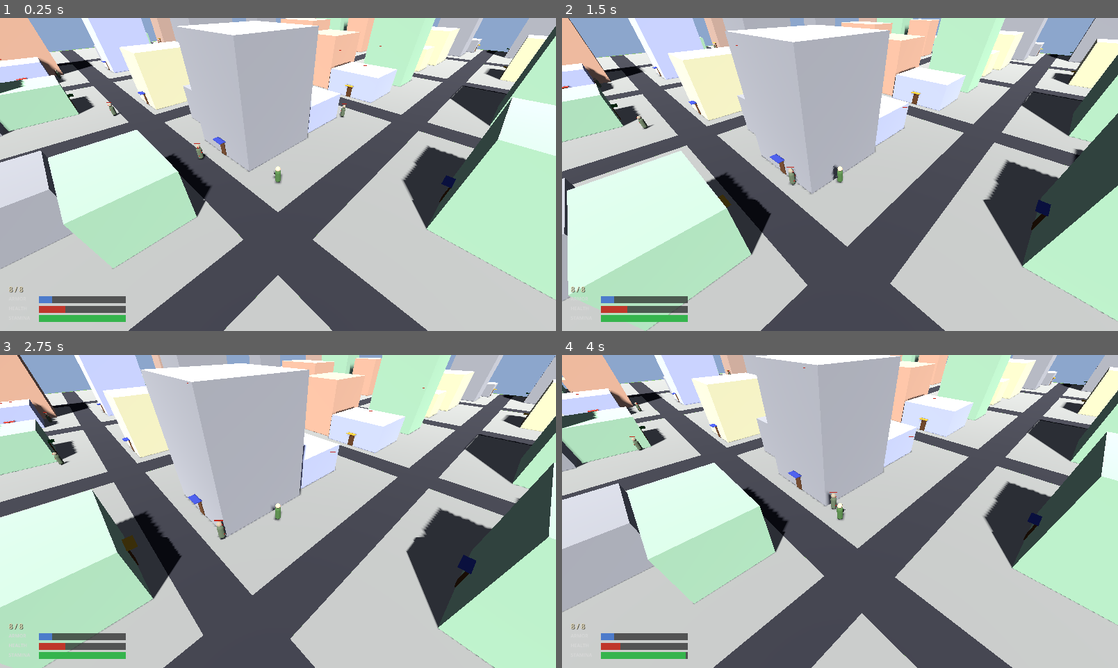
Above: before the commit, frames 1-4 (two rows, left to right).
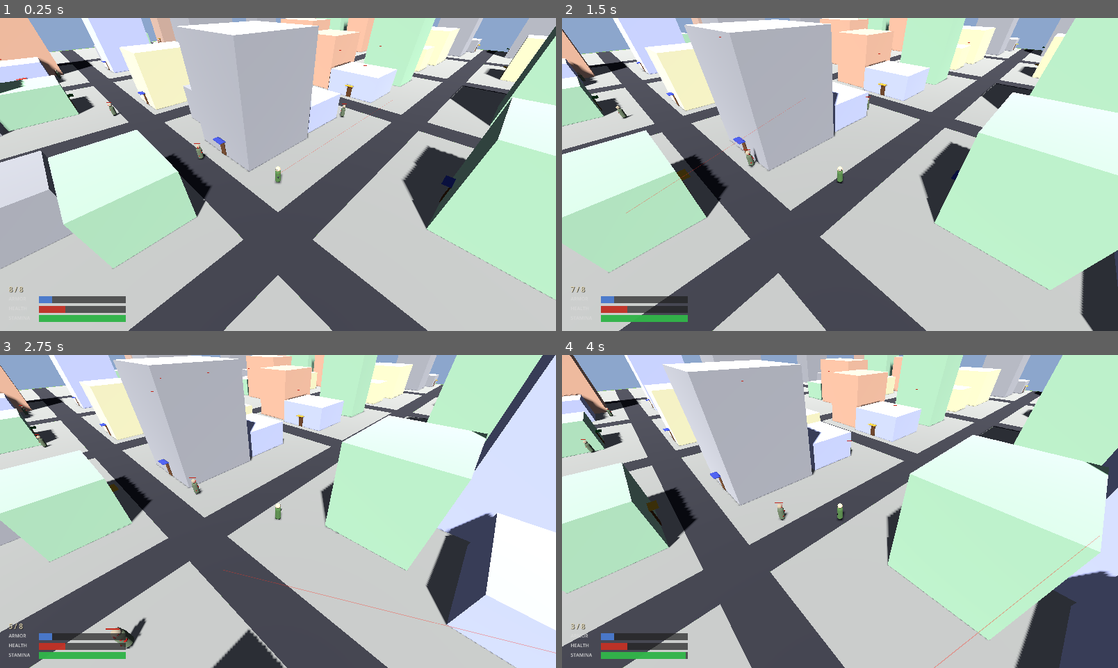
Above: after the commit, the same moments.

Repository: shaoqian2001/vibe-zombie
Game: Godot game, scene res://scenes/Main.tscn
The game is run twice, just before and just after one commit, with the same random seed, the same clock (stepped at 60 frames per second) and the same inputs.
Inputs (mouse positions are in pixels of both pictures, inside the frame that each line leads up to):
- Up to frame 1 (0.25 s): no input
- Up to frame 2 (1.5 s): move the mouse to (962, 158) at 0.52 s; press the mouse at (962, 158) at 0.53 s; hold D (move_right) 0.53-1.28 s; move the mouse to (728, 190) at 1.27 s; release the mouse at (728, 190) at 1.28 s; hold S (move_backward) from 1.28 s (still down); tap F (interact) at 1.35 s
- Up to frame 3 (2.75 s): click (166, 527) at 1.55 s; move the mouse to (333, 442) at 2.02 s; release S (move_backward) at 2.03 s; press the mouse at (333, 442) at 2.03 s; hold D (move_right) from 2.03 s (still down)
- Up to frame 4 (4 s): move the mouse to (812, 574) at 2.77 s; release D (move_right) at 2.78 s; release the mouse at (812, 574) at 2.78 s; hold W (move_forward) 2.78-3.53 s; tap Shift (sprint) at 2.85 s; click (812, 574) at 3.05 s; move the mouse to (1006, 558) at 3.52 s; press the mouse at (1006, 558) at 3.53 s; hold A (move_left) from 3.53 s (still down)

The runs differ from the first frame. In frame 1, less than 0.1% of the frame differs, in the area x 49-71%, y 26-52%; in frame 2, 60%; in frame 3, 72%; in frame 4, 78%, in the area x 0-100%, y 0-100%.

Commit message:
fix: revert to camera-relative movement, fix shooting, add aim line
- Remove mouse-aim-relative movement, revert to camera-relative WASD
  (fixed isometric camera angle makes mouse-aim movement unnecessary)
- Remove look_target / _update_mouse_look from main.gd
- Change _unhandled_input to _input for shoot/reload so left-click
  is not consumed by other handlers before reaching the player
- Add persistent red aim line showing shooting direction and range (30 units)
- Shooting range capped at SHOOT_RANGE constant (was 100, now 30)

https://claude.ai/code/session_016qm4EvvEUs7PowHK6sgWGV

Diff:
--- a/scripts/main.gd
+++ b/scripts/main.gd
@@ -67,7 +67,6 @@
 	_connect_entrance_areas()
 
 func _process(_delta: float) -> void:
-	_update_mouse_look()
 	_update_player_inside()
 	_update_prompt()
 	_update_interior_wall_visibility()
@@ -181,24 +180,6 @@
 		_prompt_label.visible = false
 
 # ------------------------------------------------------------------
-# Mouse look — raycast mouse to ground plane, set player facing
-# ------------------------------------------------------------------
-
-func _update_mouse_look() -> void:
-	var mouse_pos := get_viewport().get_mouse_position()
-	var ray_origin := camera.project_ray_origin(mouse_pos)
-	var ray_dir := camera.project_ray_normal(mouse_pos)
-
-	# Intersect with Y=0 ground plane
-	if absf(ray_dir.y) < 0.001:
-		return
-	var t := -ray_origin.y / ray_dir.y
-	if t < 0.0:
-		return
-	var ground_point := ray_origin + ray_dir * t
-	player.look_target = ground_point
-
-# ------------------------------------------------------------------
 # Entrance area connections (proximity detection only)
 # ------------------------------------------------------------------
 
--- a/scripts/player.gd
+++ b/scripts/player.gd
@@ -5,7 +5,6 @@
 const SPRINT_SPEED = 10.0
 const ACCELERATION = 18.0
 const GRAVITY = 24.0
-const ROTATION_SPEED = 14.0
 
 # Stamina
 const STAMINA_MAX := 40.0
@@ -18,6 +17,7 @@
 const BULLET_DAMAGE := 10.0
 const SHOOT_COOLDOWN := 0.25   # seconds between shots
 const RELOAD_TIME := 1.2       # seconds to reload
+const SHOOT_RANGE := 30.0      # max shooting distance
 
 var stamina: float = STAMINA_MAX
 var _sprint_cooldown: float = 0.0  # time remaining before stamina recovers
@@ -35,17 +35,18 @@
 # Reference to the HUD (set by main.gd)
 var hud = null
 
-# Mouse look target on the ground plane (set externally by main.gd)
-var look_target: Vector3 = Vector3.INF
-
 # Pistol mesh (built in code, attached to right hand area)
 var _pistol_node: Node3D = null
+
+# Aim line (always visible, shows shooting direction + range)
+var _aim_line: MeshInstance3D = null
 
 func _ready() -> void:
 	# Wait one frame so the scene tree is fully set up before finding the camera
 	await get_tree().process_frame
 	_camera = get_viewport().get_camera_3d()
 	_build_pistol()
+	_build_aim_line()
 
 func _physics_process(delta: float) -> void:
 	_apply_gravity(delta)
@@ -53,12 +54,13 @@
 	_update_sprint(move_dir, delta)
 	var current_speed := SPRINT_SPEED if _is_sprinting else SPEED
 	_apply_movement(move_dir, current_speed, delta)
-	_rotate_to_face_target(delta)
+	_rotate_to_face(move_dir, delta)
 	move_and_slide()
 	_update_gun(delta)
+	_update_aim_line()
 	_sync_hud()
 
-func _unhandled_input(event: InputEvent) -> void:
+func _input(event: InputEvent) -> void:
 	if event.is_action_pressed("shoot"):
 		_try_shoot()
 	elif event.is_action_pressed("reload"):
@@ -115,6 +117,43 @@
 	_pistol_node.add_child(muzzle)
 
 # ------------------------------------------------------------------
+# Aim line (persistent laser-sight style indicator)
+# ------------------------------------------------------------------
+
+func _build_aim_line() -> void:
+	var mat := StandardMaterial3D.new()
+	mat.albedo_color = Color(1.0, 0.2, 0.15, 0.35)
+	mat.transparency = BaseMaterial3D.TRANSPARENCY_ALPHA
+	mat.shading_mode = BaseMaterial3D.SHADING_MODE_UNSHADED
+	mat.no_depth_test = true
+	mat.render_priority = 5
+
+	var mesh := CylinderMesh.new()
+	mesh.top_radius = 0.02
+	mesh.bottom_radius = 0.02
+	mesh.height = SHOOT_RANGE
+	mesh.material = mat
+
+	_aim_line = MeshInstance3D.new()
+	_aim_line.name = "AimLine"
+	_aim_line.mesh = mesh
+	_aim_line.cast_shadow = GeometryInstance3D.SHADOW_CASTING_SETTING_OFF
+	add_child(_aim_line)
+
+func _update_aim_line() -> void:
+	if _aim_line == null:
+		return
+	# The aim line extends forward from chest height along the player's facing direction
+	var forward := -global_transform.basis.z
+	var origin := Vector3(0, 1.0, 0)
+	var line_center := origin + forward * (SHOOT_RANGE * 0.5)
+
+	_aim_line.position = line_center
+	# Align the cylinder along the forward direction
+	_aim_line.look_at(global_position + origin + forward * SHOOT_RANGE, Vector3.UP)
+	_aim_line.rotate_object_local(Vector3.RIGHT, PI * 0.5)
+
+# ------------------------------------------------------------------
 # Gun mechanics
 # ------------------------------------------------------------------
 
@@ -151,7 +190,7 @@
 	# Cast a ray from the player in the direction they're facing
 	var forward := -global_transform.basis.z
 	var ray_origin := global_position + Vector3(0, 1.0, 0)  # chest height
-	var ray_end := ray_origin + forward * 100.0
+	var ray_end := ray_origin + forward * SHOOT_RANGE
 
 	var space := get_world_3d().direct_space_state
 	var query := PhysicsRayQueryParameters3D.create(ray_origin, ray_end)
@@ -227,14 +266,24 @@
 
 func _get_world_movement_direction() -> Vector3:
 	var input := _get_input_vector()
-	if input.length() < 0.05:
+	if input.length() < 0.05 or _camera == null:
 		return Vector3.ZERO
 
-	# Movement is relative to the player's facing direction (mouse-controlled)
-	var fwd := Vector3(sin(rotation.y), 0.0, cos(rotation.y))
-	var right := Vector3(fwd.z, 0.0, -fwd.x)
-
-	return (fwd * (-input.y) + right * input.x)
+	# Movement is relative to the camera orientation (fixed isometric view)
+	var cam_basis := _camera.global_transform.basis
+	var cam_fwd   := -cam_basis.z
+	var cam_right := cam_basis.x
+	cam_fwd.y  = 0.0
+	cam_right.y = 0.0
+
+	# Guard against degenerate camera orientation
+	if cam_fwd.length_squared() < 0.001:
+		return Vector3.ZERO
+
+	cam_fwd   = cam_fwd.normalized()
+	cam_right = cam_right.normalized()
+
+	return (cam_fwd * (-input.y) + cam_right * input.x)
 
 func _update_sprint(move_dir: Vector3, delta: float) -> void:
 	var wants_sprint := Input.is_action_pressed("sprint")
@@ -255,15 +304,11 @@
 	velocity.x = move_toward(velocity.x, target_xz.x, ACCELERATION * delta)
 	velocity.z = move_toward(velocity.z, target_xz.z, ACCELERATION * delta)
 
-func _rotate_to_face_target(delta: float) -> void:
-	if look_target == Vector3.INF:
-		return
-	var dir := look_target - global_position
-	dir.y = 0.0
-	if dir.length_squared() < 0.01:
+func _rotate_to_face(dir: Vector3, delta: float) -> void:
+	if dir.length() < 0.1:
 		return
 	var target_angle := atan2(dir.x, dir.z)
-	rotation.y = lerp_angle(rotation.y, target_angle, ROTATION_SPEED * delta)
+	rotation.y = lerp_angle(rotation.y, target_angle, 12.0 * delta)
 
 func _sync_hud() -> void:
 	if hud:
